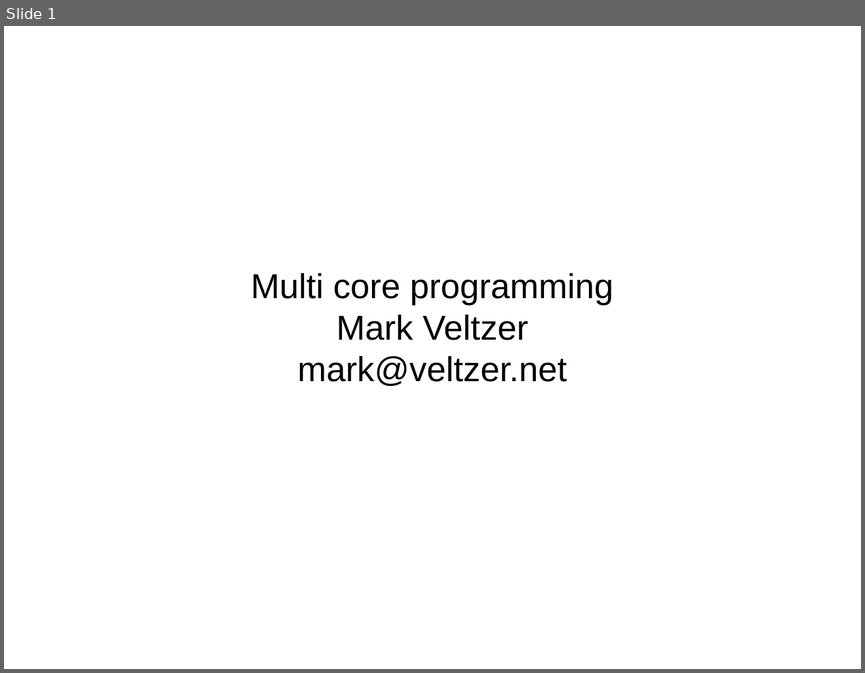
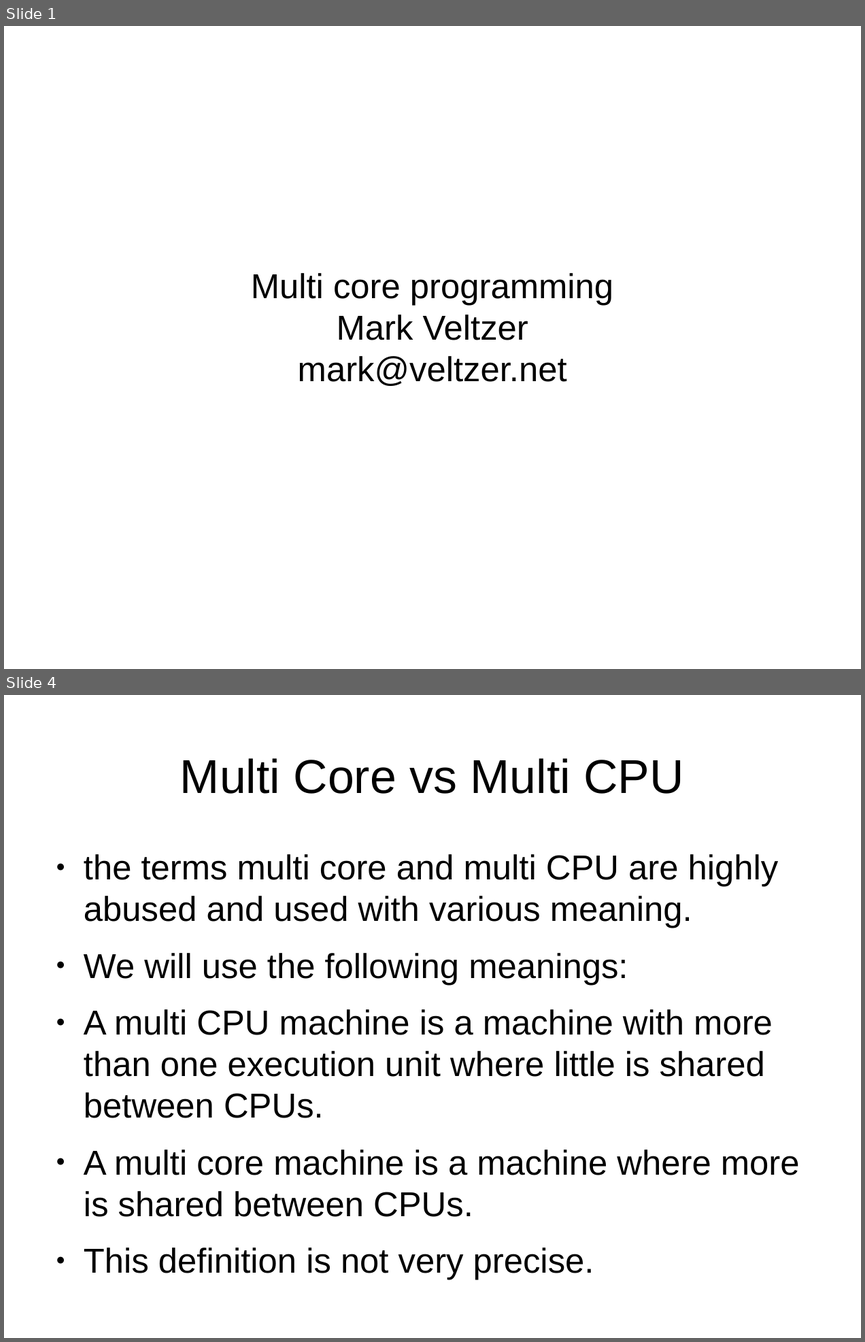
Before and after one commit to veltzer/demos-linux, a slide deck: multi_core/multicore.odp. Shown one above the other, each under a label of ours: slide 1 before the commit, slides 1 and 4 after it; the slides between them are not shown. The pictures are 865x673 and 865x1342 pixels, drawn with LibreOffice and Linux fonts; fonts in the diff are those of the drawing. Boxes give left, top, right and bottom in pixels: in the first picture for what was removed or moved away, otherwise in the second. Text is boxed around its words. In the diff, an @@ line names an element or a change of style, - is before the commit and + after.

```diff
--- a/multi_core/multicore.odp
+++ b/multi_core/multicore.odp
@@ slide 4 added at [4,695,861,1338], background #FFFFFF @@
@@ title added at [180,758,683,794], 44 pt, text #000000 @@
+Multi Core vs Multi CPU
@@ text added at [84,854,800,1280], 32 pt, text #000000 @@
+● the terms multi core and multi CPU are highly abused and used with various meaning.
+● We will use the following meanings:
+● A multi CPU machine is a machine with more than one execution unit where little is shared between CPUs.
+● A multi core machine is a machine where more is shared between CPUs.
+● This definition is not very precise.
```
Also in this commit, not shown: 65 other slides added, 1 slide removed, 1 other file.
